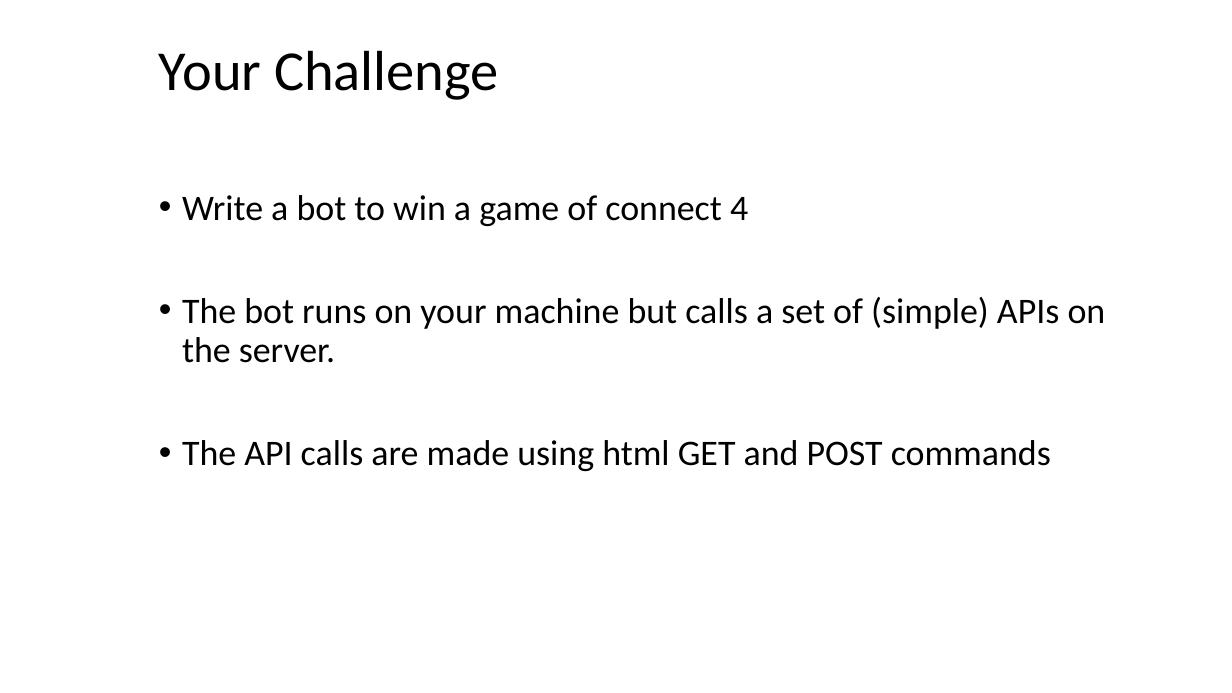
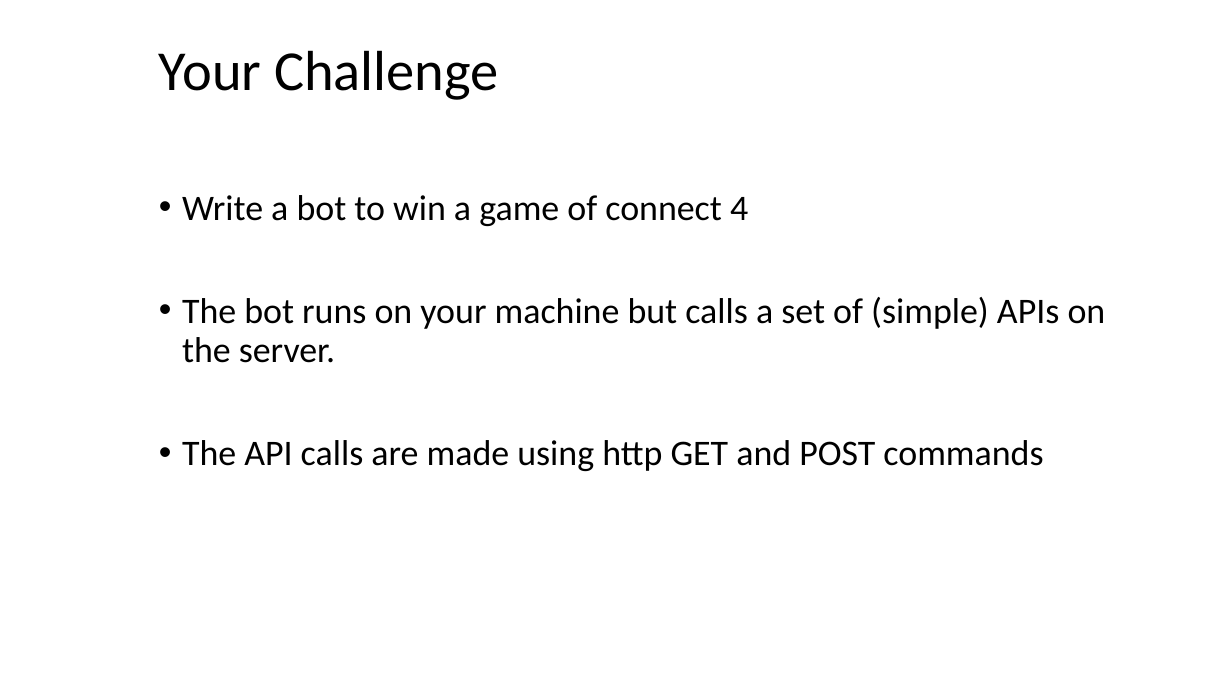
Before and after one commit to YorkCodeDojo/Connect4, a slide deck: slide 3 of Connect4.pptx. Drawn at 1232x693 pixels with LibreOffice and Linux fonts; fonts in the diff are those of the drawing; background and template pictures are left out. Boxes give left, top, right and bottom in pixels: in the first picture for what was removed or moved away, otherwise in the second. Text is boxed around its words. In the diff, an @@ line names an element or a change of style, - is before the commit and + after.

```diff
--- a/Connect4.pptx
+++ b/Connect4.pptx
@@ text at [182, 440, 1043, 471]: text changed @@
-• The API calls are made using html GET and POST commands
+• The API calls are made using http GET and POST commands
```
Also in this commit, not shown: 3 other slides changed, 6 other files.
